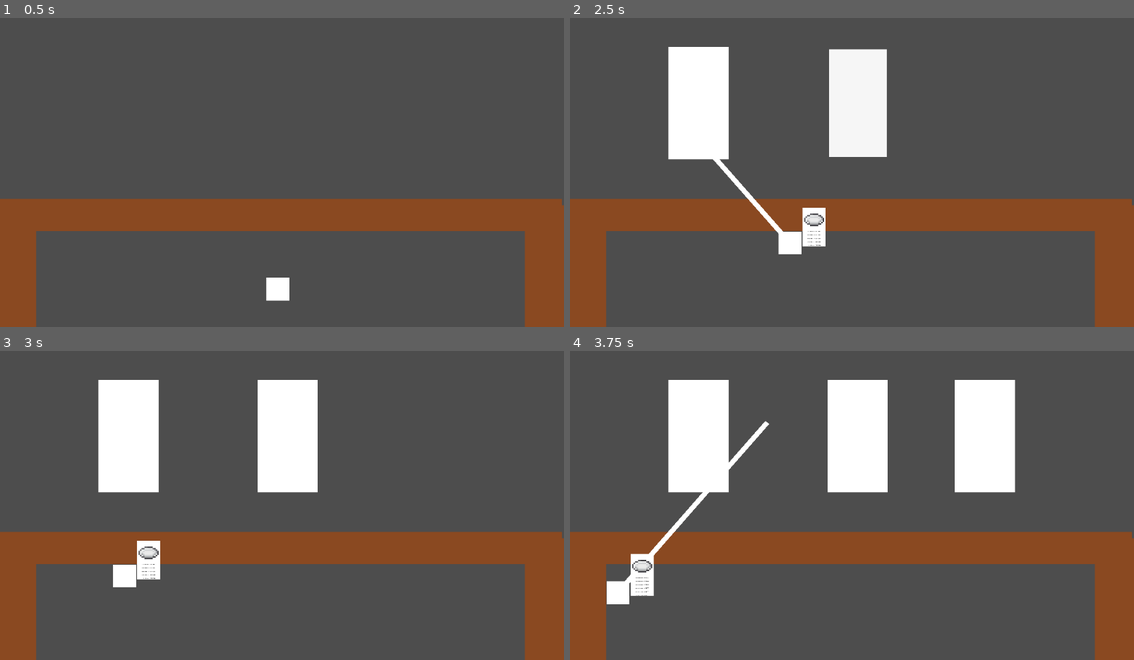
Above: before the commit, frames 1-4 (two rows, left to right).
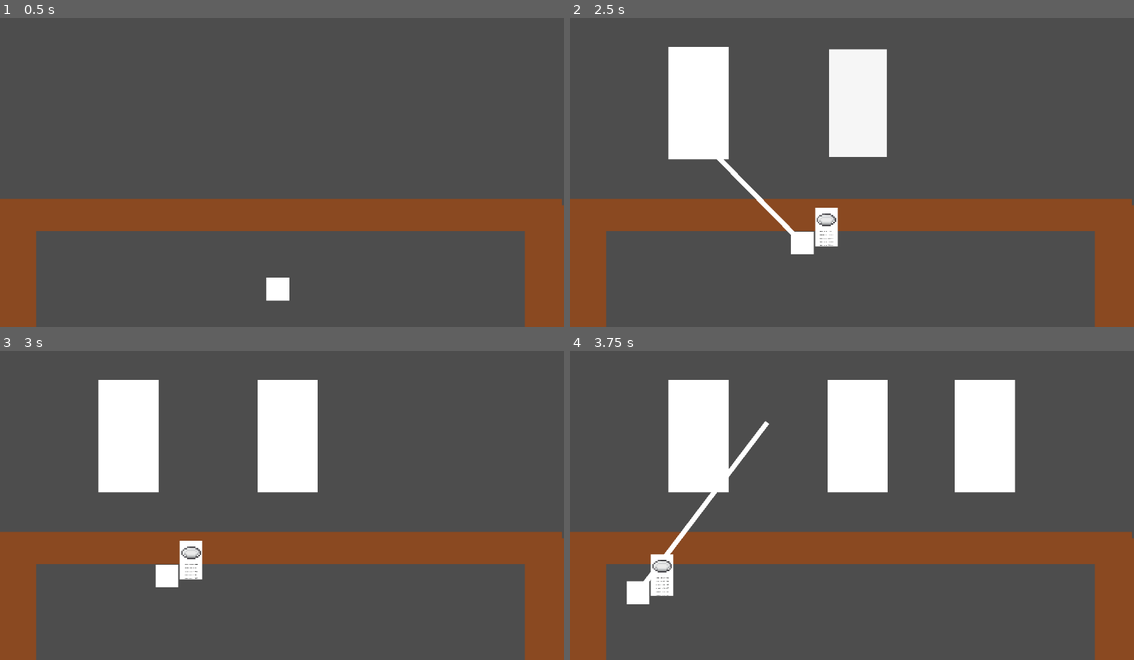
Above: after the commit, the same moments.

Repository: Someoneyeeting/Cookinggame
Game: Godot game, scene res://testscene.tscn
The game is run twice, just before and just after one commit, with the same random seed, the same clock (stepped at 60 frames per second) and the same inputs.
Inputs (mouse positions are in pixels of both pictures, inside the frame that each line leads up to):
- Up to frame 1 (0.5 s): no input
- Up to frame 2 (2.5 s): tap Enter (ui_accept) at 0.5, 0.77, 1.25, 1.52, 2 s; move the mouse to (823, 231) at 0.52 s; press the mouse at (823, 231) at 0.53 s; hold W (up) 0.53-2.03 s; move the mouse to (1021, 215) at 1.27 s; release the mouse at (1021, 215) at 1.28 s; click (1021, 215) at 1.35 s; move the mouse to (682, 119) at 2.02 s; press the mouse at (682, 119) at 2.03 s; hold A (left) from 2.03 s (still down)
- Up to frame 3 (3 s): keep holding A (left); move the mouse to (310, 502) at 2.77 s; release the mouse at (310, 502) at 2.78 s; click (310, 502) at 2.85 s
- Up to frame 4 (3.75 s): tap Enter (ui_accept) at 3.02 s; move the mouse to (767, 422) at 3.52 s; release A (left) at 3.53 s; press the mouse at (767, 422) at 3.53 s; hold S (down) from 3.53 s (still down)

Frame 1 is identical in both runs. In frame 2, 1.4% of the frame differs, in the area x 25-48%, y 45-77%; in frame 3, 1.6%; in frame 4, 1.9%, in the area x 6-36%, y 23-82%.

Commit message:
food podium

Diff:
--- /dev/null
+++ b/globals.tscn
@@ -0,0 +1,10 @@
+[gd_scene load_steps=2 format=3 uid="uid://bsd34n3og4bsj"]
+
+[sub_resource type="CircleShape2D" id="CircleShape2D_eoq6h"]
+
+[node name="Globals" type="Node2D"]
+
+[node name="mouse" type="Area2D" parent="."]
+
+[node name="CollisionShape2D" type="CollisionShape2D" parent="mouse"]
+shape = SubResource("CircleShape2D_eoq6h")
--- a/player.tscn
+++ b/player.tscn
@@ -3,7 +3,7 @@
 [ext_resource type="Script" uid="uid://do5kaaf2lbpys" path="res://player.gd" id="1_4flbx"]
 [ext_resource type="PackedScene" uid="uid://8wj5cic12r67" path="res://plate.tscn" id="2_onrkg"]
 
-[sub_resource type="RectangleShape2D" id="RectangleShape2D_sh265"]
+[sub_resource type="CircleShape2D" id="CircleShape2D_onrkg"]
 
 [node name="Player" type="CharacterBody2D"]
 script = ExtResource("1_4flbx")
@@ -11,7 +11,7 @@
 
 [node name="CollisionShape2D" type="CollisionShape2D" parent="."]
 scale = Vector2(1.46767, 1.46767)
-shape = SubResource("RectangleShape2D_sh265")
+shape = SubResource("CircleShape2D_onrkg")
 
 [node name="ColorRect" type="ColorRect" parent="."]
 offset_left = -14.0
--- /dev/null
+++ b/podium.tscn
@@ -0,0 +1,17 @@
+[gd_scene load_steps=3 format=3 uid="uid://cts1uyl7lbf1g"]
+
+[ext_resource type="Texture2D" uid="uid://cre1nvg2axkc1" path="res://80188e8a8488c4773c0ec41842a3c830_t-removebg-preview.png" id="1_hqaaq"]
+
+[sub_resource type="CircleShape2D" id="CircleShape2D_hqaaq"]
+radius = 21.2132
+
+[node name="podium" type="Node2D"]
+
+[node name="sprite" type="Sprite2D" parent="."]
+scale = Vector2(0.168784, 0.168784)
+texture = ExtResource("1_hqaaq")
+
+[node name="click" type="Area2D" parent="."]
+
+[node name="CollisionShape2D" type="CollisionShape2D" parent="click"]
+shape = SubResource("CircleShape2D_hqaaq")
--- a/project.godot
+++ b/project.godot
@@ -14,6 +14,10 @@
 run/main_scene="uid://b6xss2pyvosu0"
 config/features=PackedStringArray("4.4", "Forward Plus")
 config/icon="res://icon.svg"
+
+[autoload]
+
+Globals="*res://globals.tscn"
 
 [input]
 
@@ -42,3 +46,7 @@
 "events": [Object(InputEventMouseButton,"resource_local_to_scene":false,"resource_name":"","device":-1,"window_id":0,"a …(258 unchanged characters)…
 ]
 }
+
+[rendering]
+
+textures/canvas_textures/default_texture_filter=0
Binary file added: 80188e8a8488c4773c0ec41842a3c830_t-removebg-preview.png
Not shown, added: 80188e8a8488c4773c0ec41842a3c830_t-removebg-preview.png.import
